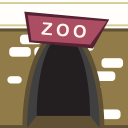
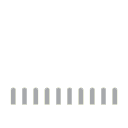
Two versions of the same layered image (128x128). Layer-by-layer changes:
added layer "Calque 77" above "Calque 67" over (10, 87, 118, 105)
hid "Calque 66" over (0, 0, 128, 128)
